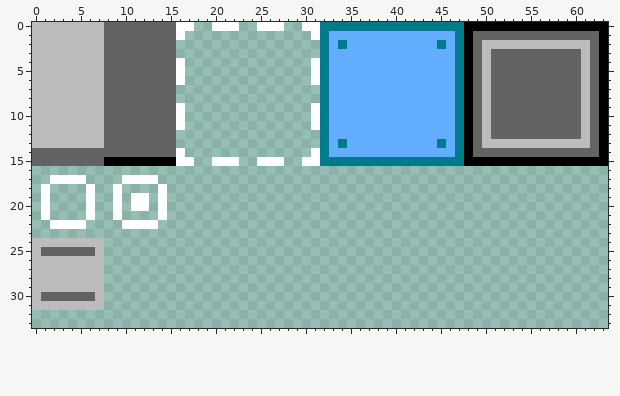
Pixel-art sprite: res/textures/ui_elements.png. This is how it looked before the edit.
The file is 64x64 pixels. Shown: x 0..63, y 0..33.
And afterwards:
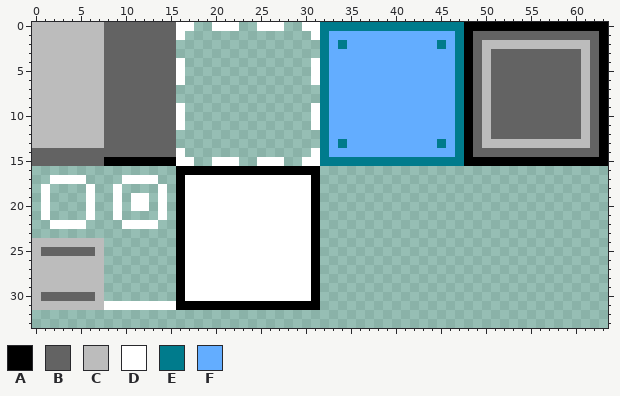
Palette (. is transparent): A #000000  B #636363  C #bcbcbc  D #ffffff  E #007b8c  F #63adff
Diff:
The author put colour A in row 16 at x 16 to 31; in rows 17 to 30 at x 16 and 31; in row 31 at x 16 to 31.
The author put colour D in rows 17 to 30 at x 17 to 30; in row 31 at x 8 to 15.
Changed places in both pictures, as pixel boxes (x1, y1, x2, y2):
added: (104, 166, 320, 310)
